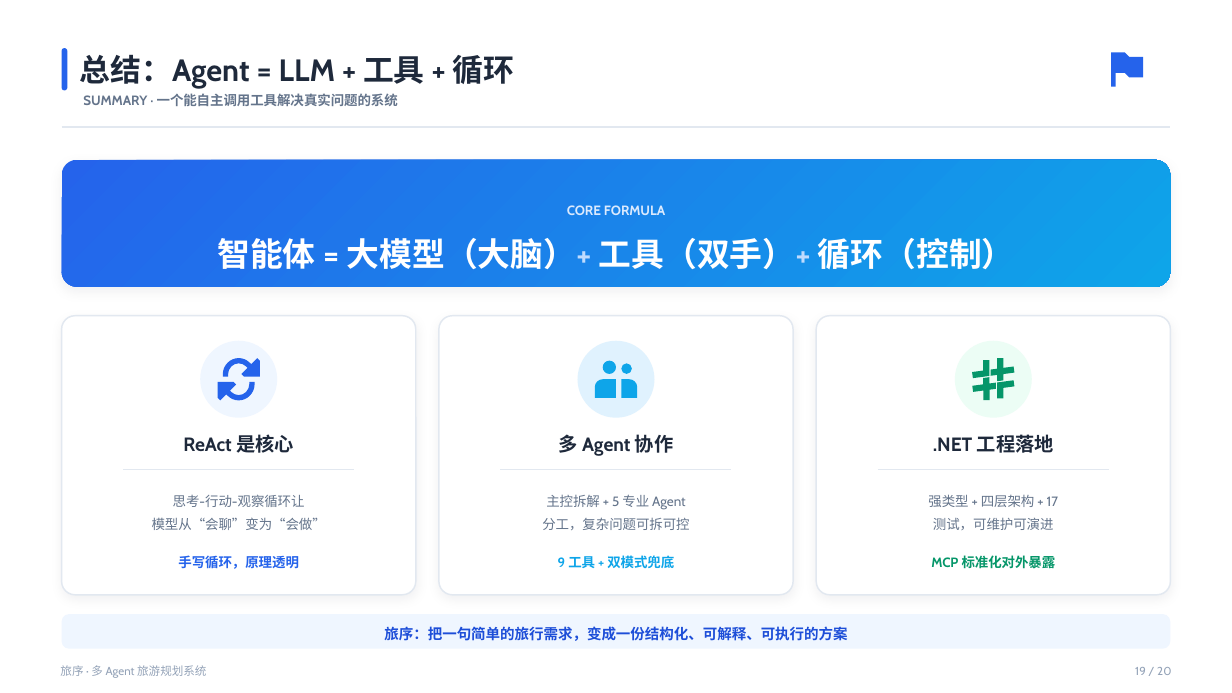
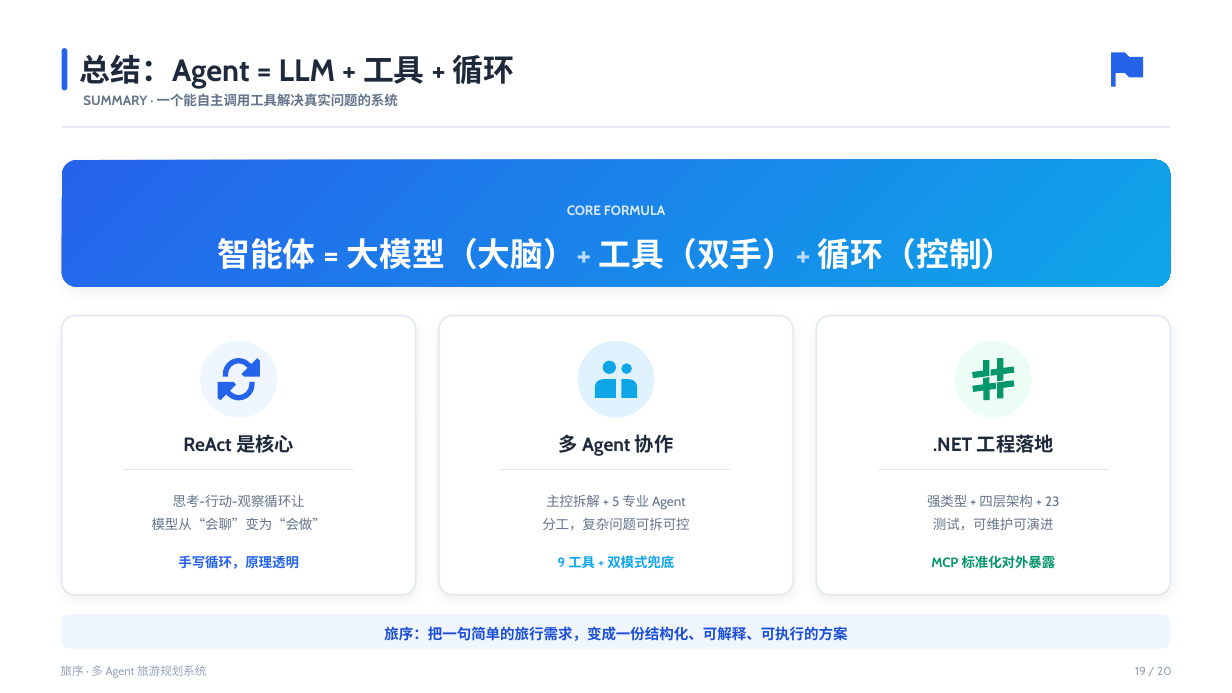
Before and after one commit to traveler703/DotNetAgentDev, a slide deck: slide 19 of docs/答辩演示.pptx. Drawn at 1232x693 pixels with LibreOffice and Linux fonts; fonts in the diff are those of the drawing. Boxes give left, top, right and bottom in pixels: in the first picture for what was removed or moved away, otherwise in the second. Text is boxed around its words. In the diff, an @@ line names an element or a change of style, - is before the commit and + after.

```diff
--- a/docs/答辩演示.pptx
+++ b/docs/答辩演示.pptx
@@ text at <box>927,494,1059,507</box>: text changed @@
-强类型 + 四层架构 + 17
+强类型 + 四层架构 + 23
```
Also in this commit, not shown: 11 other slides changed.
